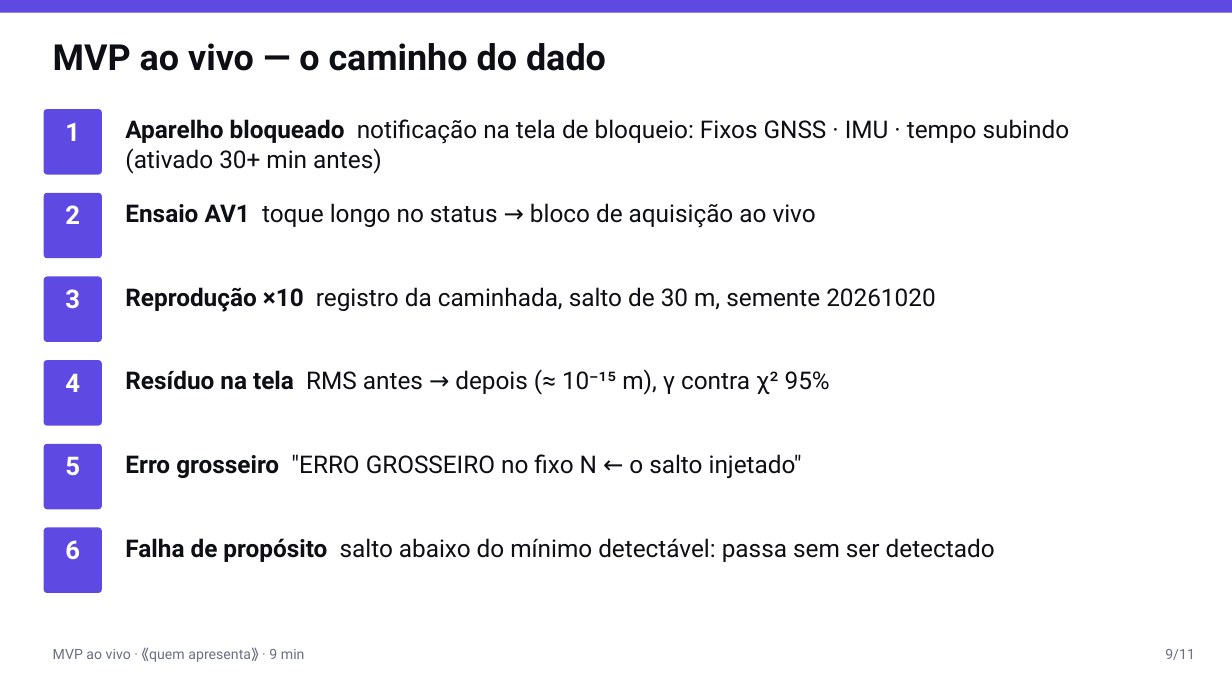
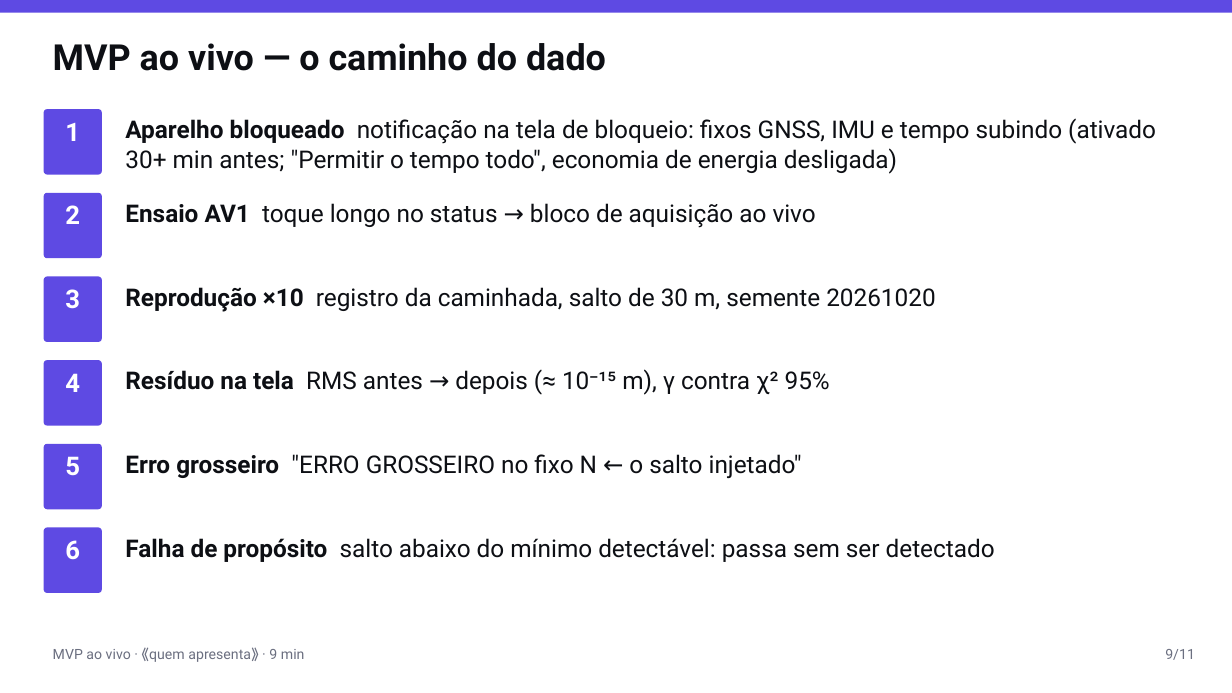
Before and after one commit to AlphaFNTZ/rastro, a slide deck: slide 9 of docs/presentations/apresentacao_I_AV1.pptx. Drawn at 1232x693 pixels with LibreOffice and Linux fonts; fonts in the diff are those of the drawing. Boxes give left, top, right and bottom in pixels: in the first picture for what was removed or moved away, otherwise in the second. Text is boxed around its words. In the diff, an @@ line names an element or a change of style, - is before the commit and + after.

```diff
--- a/docs/presentations/apresentacao_I_AV1.pptx
+++ b/docs/presentations/apresentacao_I_AV1.pptx
@@ text at (125,118,1156,174): text changed @@
-Aparelho bloqueado notificação na tela de bloqueio: Fixos GNSS · IMU · tempo subindo (ativado 30+ min antes)
+Aparelho bloqueado notificação na tela de bloqueio: fixos GNSS, IMU e tempo subindo (ativado 30+ min antes; "Permitir o tempo todo", economia de energia desligada)
```
Also in this commit, not shown: 5 other slides changed, 9 other files.
